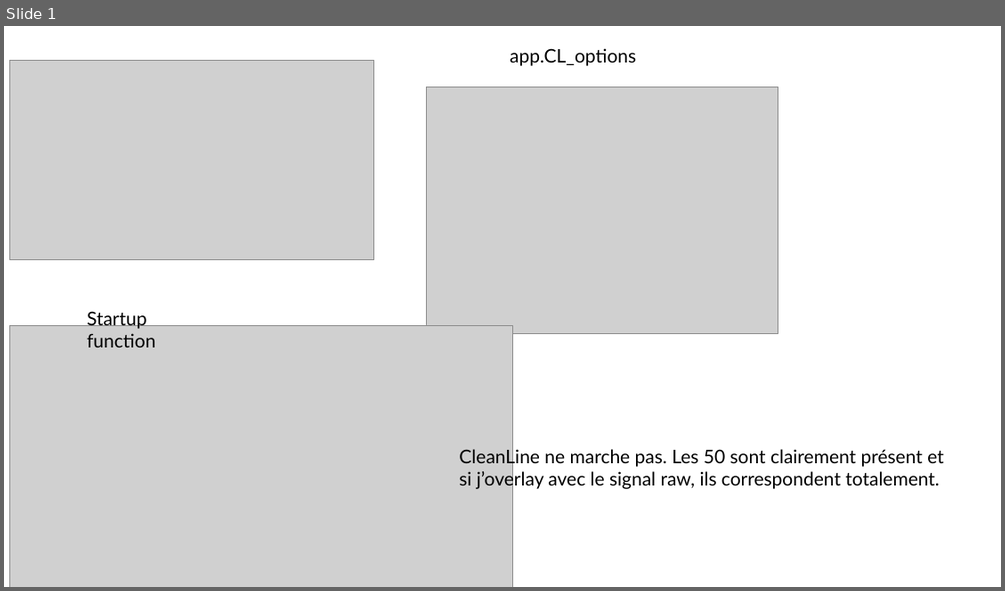
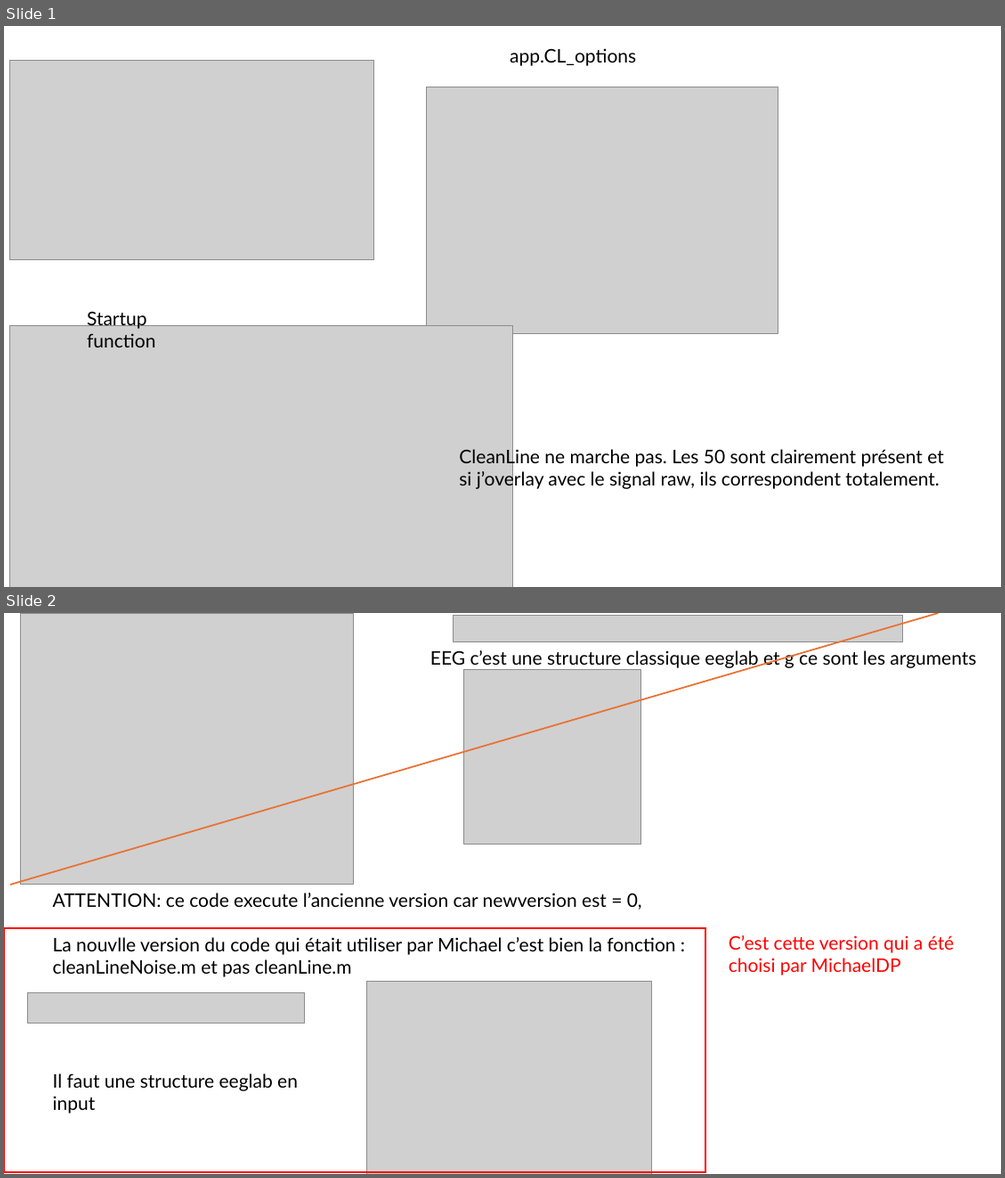
Before and after one commit to DePrettoM/EEGpal, a slide deck: dev/CleanLine.pptx. Shown one above the other, each under a label of ours: slide 1 before the commit, slides 1 and 2 after it. The pictures are 1005x591 and 1005x1178 pixels, drawn with LibreOffice and Linux fonts; fonts in the diff are those of the drawing; grey boxes stand for pictures. Boxes give left, top, right and bottom in pixels: in the first picture for what was removed or moved away, otherwise in the second. Text is boxed around its words. In the diff, an @@ line names an element or a change of style, - is before the commit and + after.

Commit message:
correction call of CleanLine

```diff
--- a/dev/CleanLine.pptx
+++ b/dev/CleanLine.pptx
@@ slide 2 added at (4, 613, 1001, 1174), background #FFFFFF @@
@@ line added from (10, 884) to (938, 613), #E97132 1.5 pt @@
@@ picture added at (20, 613, 353, 884) @@
@@ picture added at (453, 616, 903, 642) @@
@@ text added at (430, 648, 976, 668), 18 pt, text #000000 @@
+EEG c’est une structure classique eeglab et g ce sont les arguments
@@ picture added at (464, 670, 641, 844) @@
@@ text added at (53, 892, 675, 977), 18 pt, text #000000 @@
+ATTENTION: ce code execute l’ancienne version car newversion est = 0,
+La nouvlle version du code qui était utiliser par Michael c’est bien la fonction :
+cleanLineNoise.m et pas cleanLine.m
@@ rectangle added at (4, 928, 705, 1172), outline #FF0000 1.5 pt @@
@@ text added at (728, 935, 955, 975), 18 pt, text #FF0000 @@
+C’est cette version qui a été choisi par MichaelDP
@@ picture added at (367, 981, 652, 1174) @@
@@ picture added at (28, 993, 305, 1023) @@
@@ text added at (53, 1073, 298, 1113), 18 pt, text #000000 @@
+Il faut une structure eeglab en input
```
Also in this commit, not shown: 2 other slides added, 8 other files.
